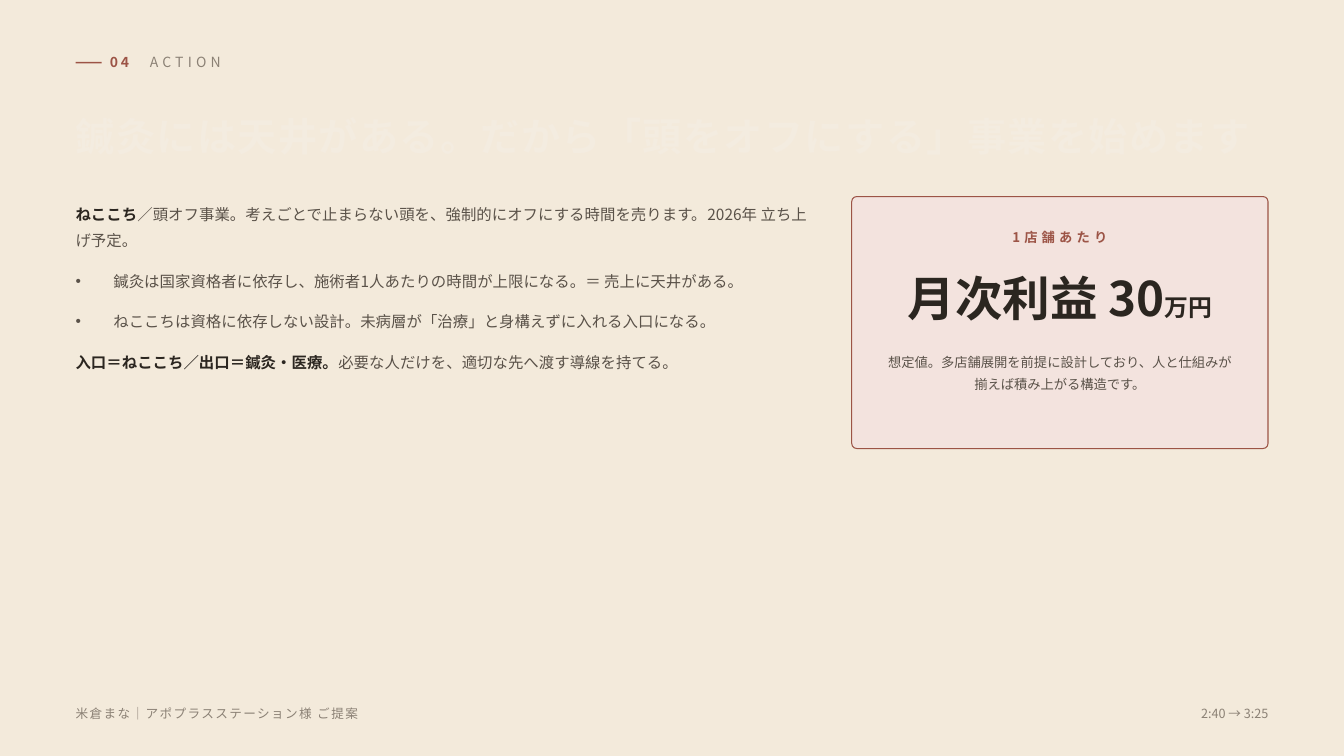
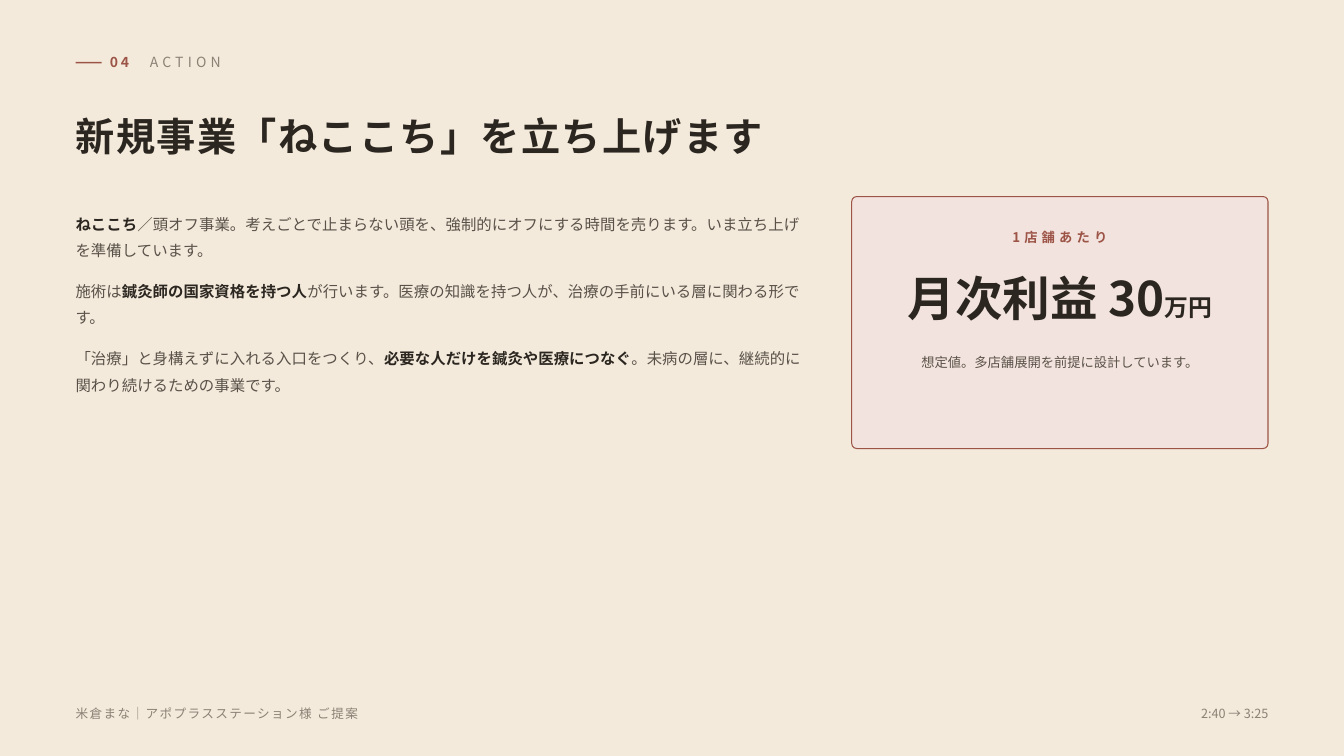
Before and after one commit to mananyon/manayonekura, a slide deck: slide 5 of proposals/米倉まな_アポプラスステーション様ご提案_導入.pptx. Drawn at 1344x756 pixels with LibreOffice and Linux fonts; fonts in the diff are those of the drawing. Boxes give left, top, right and bottom in pixels: in the first picture for what was removed or moved away, otherwise in the second. Text is boxed around its words. In the diff, an @@ line names an element or a change of style, - is before the commit and + after.

```diff
--- a/proposals/米倉まな_アポプラスステーション様ご提案_導入.pptx
+++ b/proposals/米倉まな_アポプラスステーション様ご提案_導入.pptx
@@ text added at <box>76,117,763,155</box>, 28 pt, text #2B2620, bold @@
+新規事業「ねここち」を立ち上げます
@@ text at <box>76,217,801,392</box>: text changed @@
-• ねここち／頭オフ事業。考えごとで止まらない頭を、強制的にオフにする時間を売ります。2026年 立ち上げ予定。
-• 鍼灸は国家資格者に依存し、施術者1人あたりの時間が上限になる。＝ 売上に天井がある。
-• ねここちは資格に依存しない設計。未病層が「治療」と身構えずに入れる入口になる。
-• 入口＝ねここち／出口＝鍼灸・医療。必要な人だけを、適切な先へ渡す導線を持てる。
+• ねここち／頭オフ事業。考えごとで止まらない頭を、強制的にオフにする時間を売ります。いま立ち上げを準備しています。
+• 施術は鍼灸師の国家資格を持つ人が行います。医療の知識を持つ人が、治療の手前にいる層に関わる形です。
+• 「治療」と身構えずに入れる入口をつくり、必要な人だけを鍼灸や医療につなぐ。未病の層に、継続的に関わり続けるための事業です。
@@ text at <box>921,356,1198,368</box>: text changed @@
-想定値。多店舗展開を前提に設計しており、人と仕組みが揃えば積み上がる構造です。
+想定値。多店舗展開を前提に設計しています。
```
Also in this commit, not shown: 2 other files.
